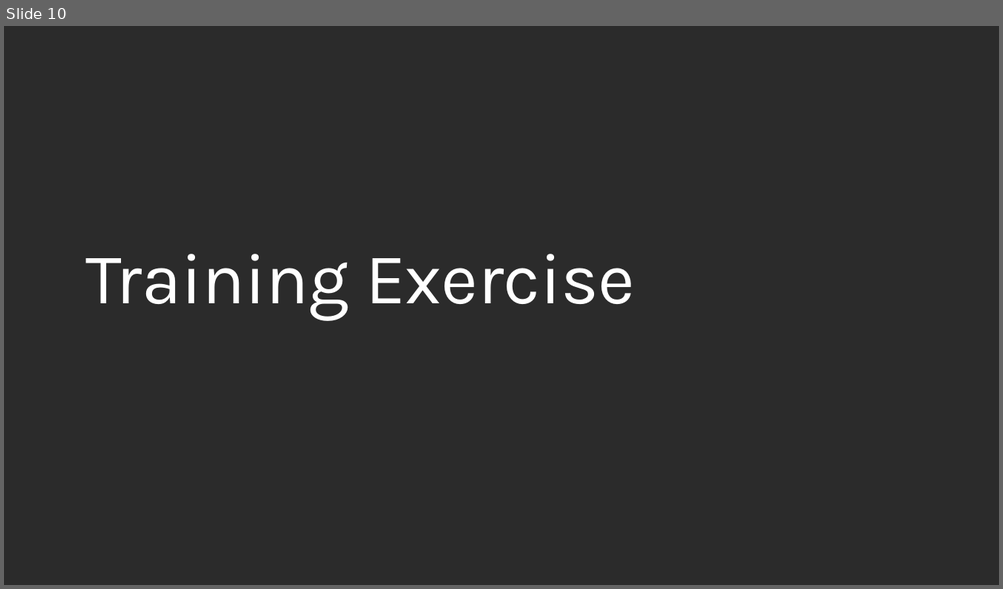
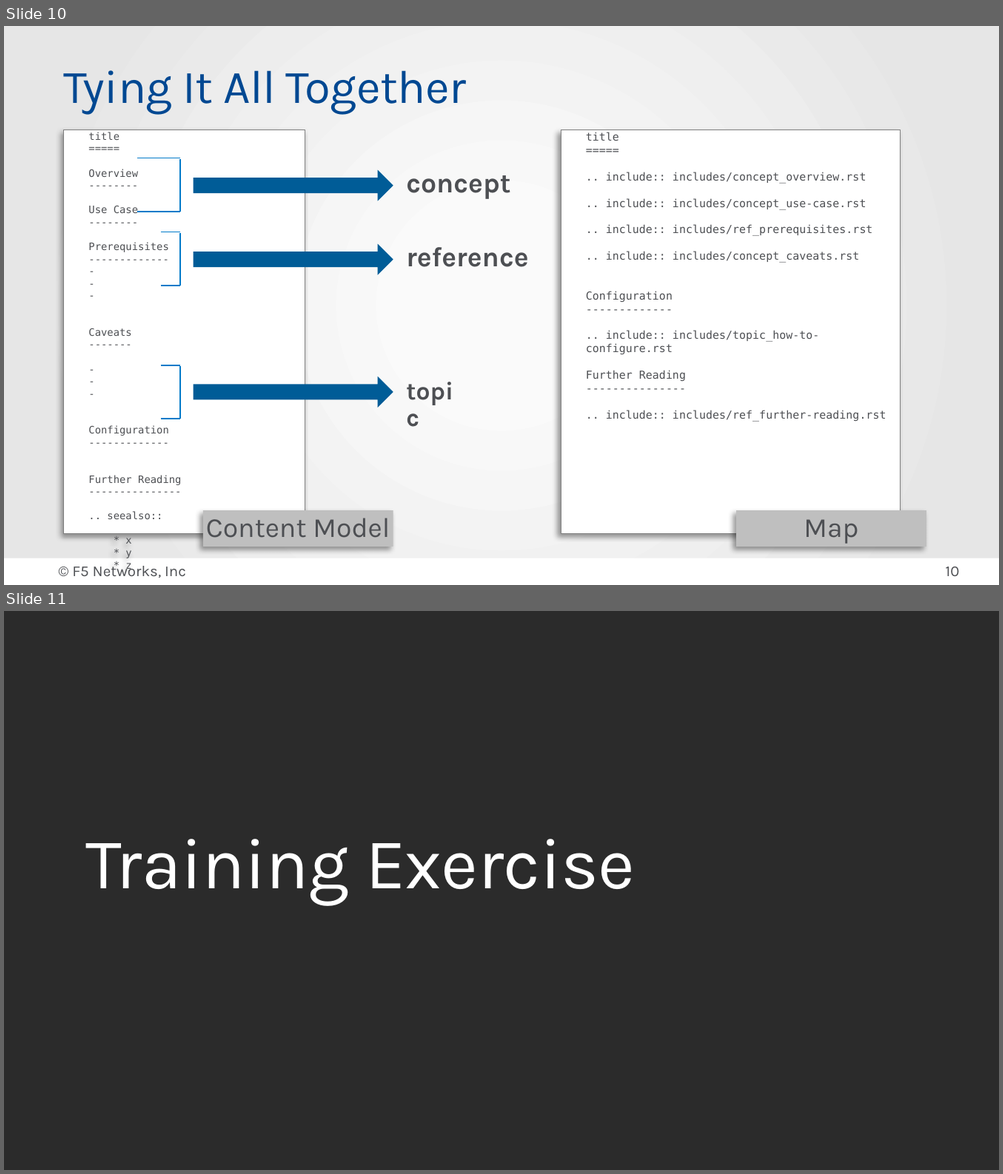
Before and after one commit to szakeri/f5-docs-training, a slide deck: f5-opensource-docs-training.pptx. Shown one above the other, each under a label of ours: slide 10 before the commit, slides 10 and 11 after it. The pictures are 1003x589 and 1003x1174 pixels, drawn with LibreOffice and Linux fonts; fonts in the diff are those of the drawing; background and template pictures are left out; a plain dark background stands for a picture behind light text. Boxes give left, top, right and bottom in pixels: in the first picture for what was removed or moved away, otherwise in the second. Text is boxed around its words. In the diff, an @@ line names an element or a change of style, - is before the commit and + after.

Commit message:
-WIP: add training instructions change 'task' to 'topic' update training slides update README update training instructions

```diff
--- a/f5-opensource-docs-training.pptx
+++ b/f5-opensource-docs-training.pptx
@@ slide 10 added at (x1=4, y1=26, x2=999, y2=585), background gradient #FAFAFA to #E6E6E6 @@
@@ title added at (x1=64, y1=70, x2=466, y2=115), 34 pt, text #004892 @@
+Tying It All Together
@@ rectangle added at (x1=64, y1=130, x2=304, y2=534), fill #FFFFFF, outline #808080 0.75 pt, 7.4 pt, text #4D4F53 @@
+title
+=====
+Overview
+--------
+Use Case
+--------
+Prerequisites
+-------------
+-
+-
+-
+Caveats
+-------
+-
+-
+-
+Configuration
+-------------
+Further Reading
+---------------
+.. seealso::
+* x
+* y
+* z
@@ rectangle added at (x1=561, y1=130, x2=900, y2=534), fill #FFFFFF, outline #808080 0.75 pt, 8 pt, text #4D4F53 @@
+title
+=====
+.. include:: includes/concept_overview.rst
+.. include:: includes/concept_use-case.rst
+.. include:: includes/ref_prerequisites.rst
+.. include:: includes/concept_caveats.rst
+Configuration
+-------------
+.. include:: includes/topic_how-to-configure.rst
+Further Reading
+---------------
+.. include:: includes/ref_further-reading.rst
@@ line added from (137, 158) to (180, 158), #007AC9 0.85 pt @@
@@ line added from (180, 159) to (180, 212), #007AC9 0.85 pt @@
@@ right arrow added at (x1=193, y1=170, x2=393, y2=201), fill #005B97 @@
@@ text added at (x1=406, y1=175, x2=510, y2=199), 20 pt, text #4D4F53, bold @@
+concept
@@ line added from (137, 212) to (180, 212), #007AC9 0.85 pt @@
@@ line added from (161, 232) to (180, 232), #007AC9 0.85 pt @@
@@ line added from (180, 233) to (180, 286), #007AC9 0.85 pt @@
@@ right arrow added at (x1=193, y1=244, x2=393, y2=275), fill #005B97 @@
@@ text added at (x1=406, y1=247, x2=528, y2=267), 20 pt, text #4D4F53, bold @@
+reference
@@ line added from (161, 286) to (180, 286), #007AC9 0.85 pt @@
@@ text added at (x1=672, y1=330, x2=819, y2=342), 18 pt, text #4D4F53, bold @@
+topic
@@ line added from (161, 365) to (180, 365), #007AC9 0.85 pt @@
@@ line added from (180, 366) to (180, 419), #007AC9 0.85 pt @@
@@ right arrow added at (x1=193, y1=377, x2=393, y2=408), fill #005B97 @@
@@ line added from (161, 419) to (180, 419), #007AC9 0.85 pt @@
@@ rectangle added at (x1=203, y1=511, x2=393, y2=546), fill #BFBFBF, 20 pt, text #4D4F53 @@
+Content Model
@@ rectangle added at (x1=736, y1=511, x2=926, y2=546), fill #BFBFBF, 20 pt, text #4D4F53 @@
+Map
@@ rectangle added at (x1=4, y1=559, x2=999, y2=585), fill #FFFFFF, 11 pt, text #4D4F53 @@
+© F5 Networks, Inc
@@ page number added at (x1=945, y1=567, x2=959, y2=577), 11 pt, text #4D4F53 @@
+10
@@ what was slide 10 is now slide 11 @@
```
Also in this commit, not shown: 2 slides changed, 5 other files.
